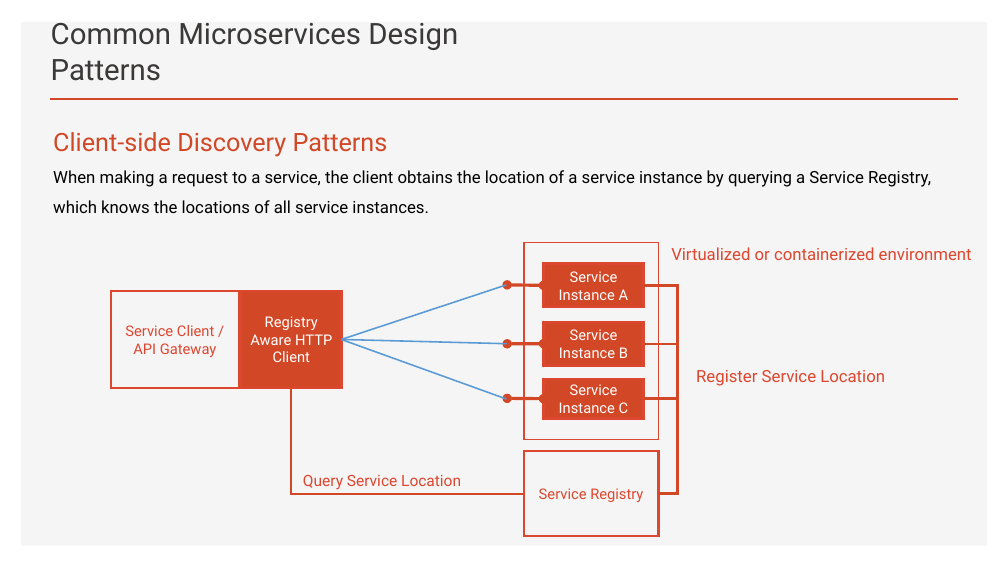
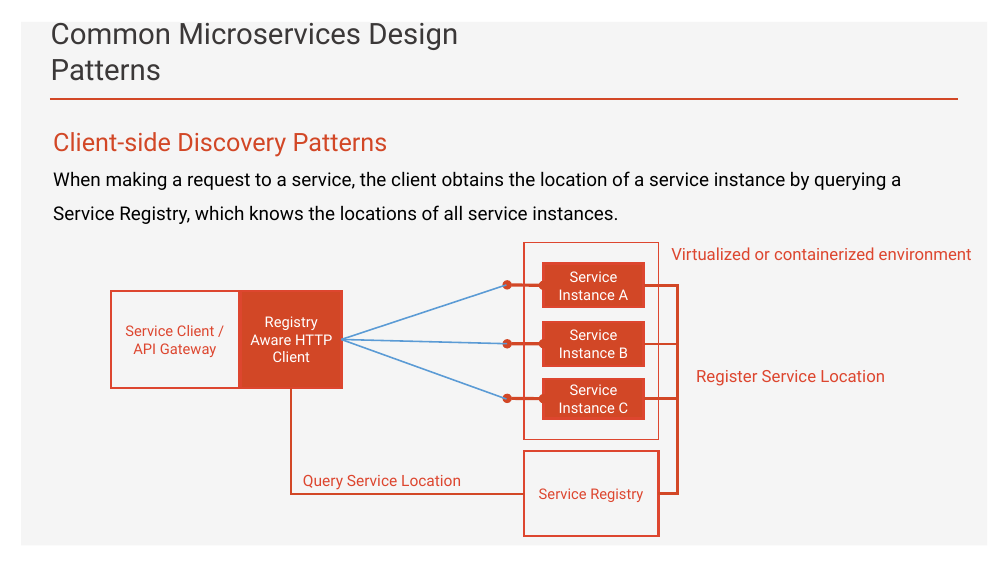
Before and after one commit to brianperera/EasyMaintain, a slide deck: slide 14 of Documents/MicroServices.pptx (slide 13 before the commit). Drawn at 1008x567 pixels with LibreOffice and Linux fonts; fonts in the diff are those of the drawing. Boxes give left, top, right and bottom in pixels: in the first picture for what was removed or moved away, otherwise in the second. Text is boxed around its words. In the diff, an @@ line names an element or a change of style, - is before the commit and + after.

```diff
--- a/Documents/MicroServices.pptx
+++ b/Documents/MicroServices.pptx
@@ text at (53, 171, 901, 224): size 16 to 18 pt in "When making a request to a service, ..." @@
```
Also in this commit, not shown: 7 other slides changed, 2 slides added.
